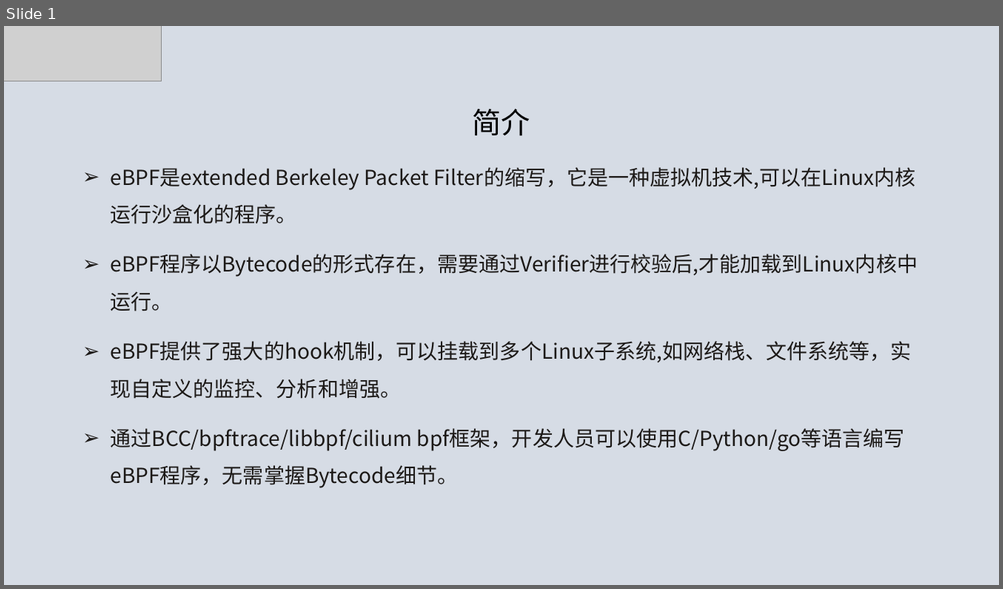
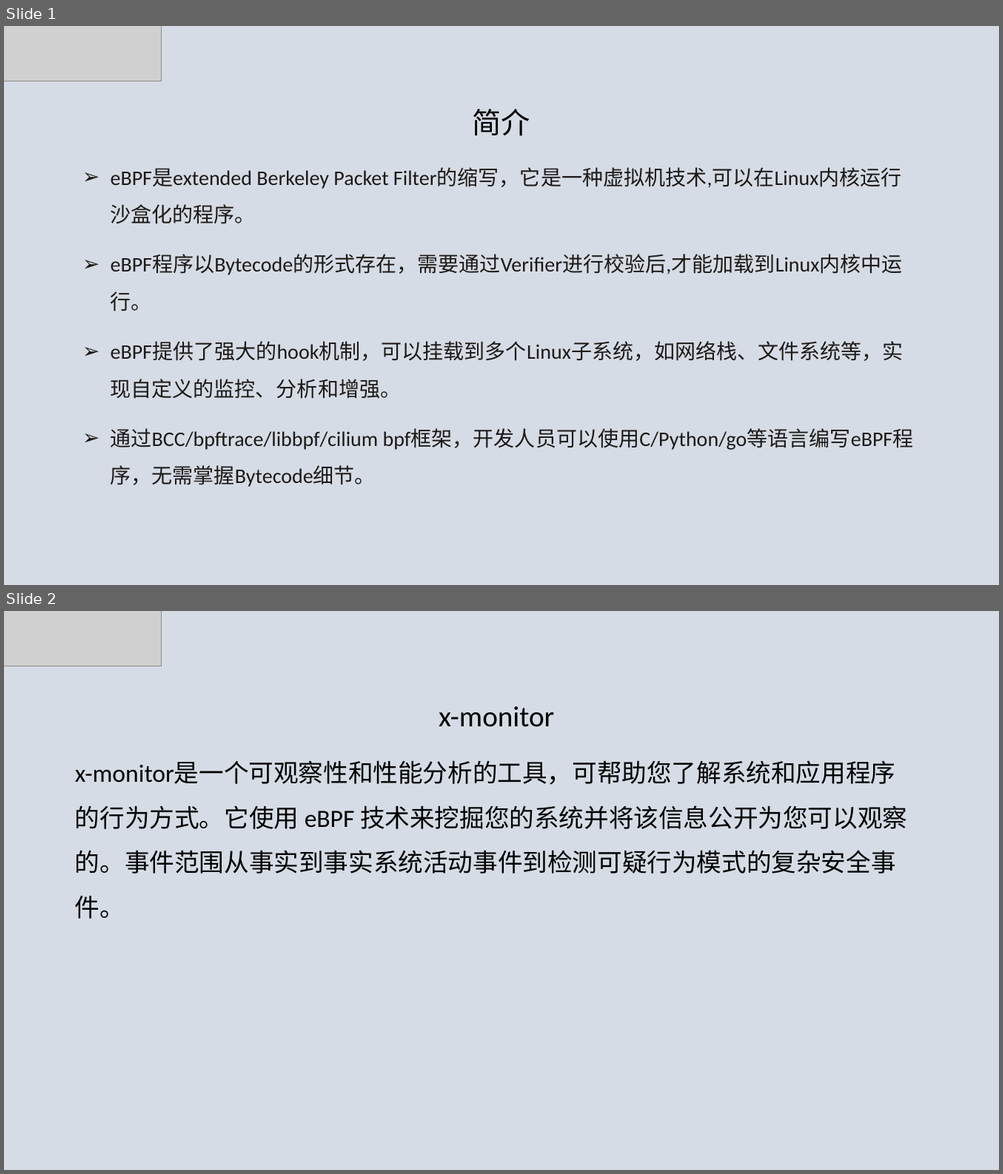
Before and after one commit to luxingwen/x-monitor, a slide deck: doc/eBPF技术实践.pptx. Shown one above the other, each under a label of ours: slide 1 before the commit, slides 1 and 2 after it. The pictures are 1003x589 and 1003x1174 pixels, drawn with LibreOffice and Linux fonts; fonts in the diff are those of the drawing; grey boxes stand for pictures. Boxes give left, top, right and bottom in pixels: in the first picture for what was removed or moved away, otherwise in the second. Text is boxed around its words. In the diff, an @@ line names an element or a change of style, - is before the commit and + after.

```diff
--- a/doc/eBPF技术实践.pptx
+++ b/doc/eBPF技术实践.pptx
@@ slide 2 added at (4,611,999,1170), background #D6DCE5 @@
@@ picture added at (4,611,162,667) @@
@@ text added at (75,706,907,919), 24 pt, text #000000 @@
+x-monitor
+x-monitor是一个可观察性和性能分析的工具，可帮助您了解系统和应用程序的行为方式。它使用 eBPF 技术来挖掘您的系统并将该信息公开为您可以观察的。事件范围从事实到事实系统活动事件到检测可疑行为模式的复杂安全事件。
@@ slide 1 changed as well @@
@@ text at (111,109,913,487): font Noto Sans CJK SC to Calibri in "简介", "eBPF是extended Berkeley Packet Filter的缩写，它是一种虚拟机技术,可以在Linux内核 ...", "eBPF程序以Bytecode的形式存在，需要通过Verifier进行校验后,才能加载到Linux内核中运行。", "通过BCC/bpftrace/libbpf/cilium bpf框架，开发人员可以使用C/Python/go等语言编写e ..." @@
@@ text at (111,342,903,399): text changed; font Noto Sans CJK SC to Calibri @@
-➢ eBPF提供了强大的hook机制，可以挂载到多个Linux子系统,如网络栈、文件系统等，实现自定义的监控、分析和增强。
+➢ eBPF提供了强大的hook机制，可以挂载到多个Linux子系统，如网络栈、文件系统等，实现自定义的监控、分析和增强。
```
Also in this commit, not shown: 1 slide removed, 56 other files.
